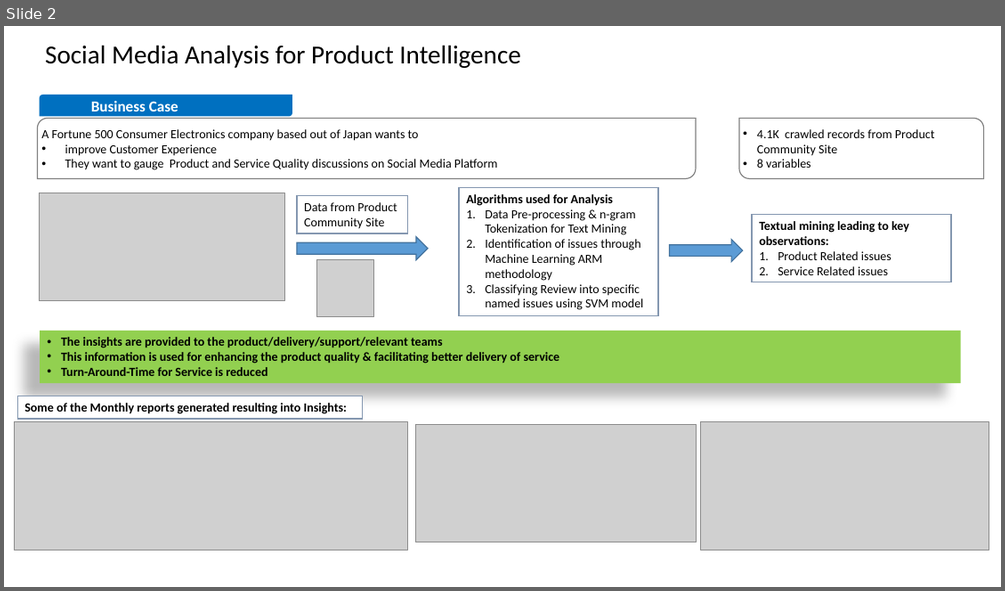
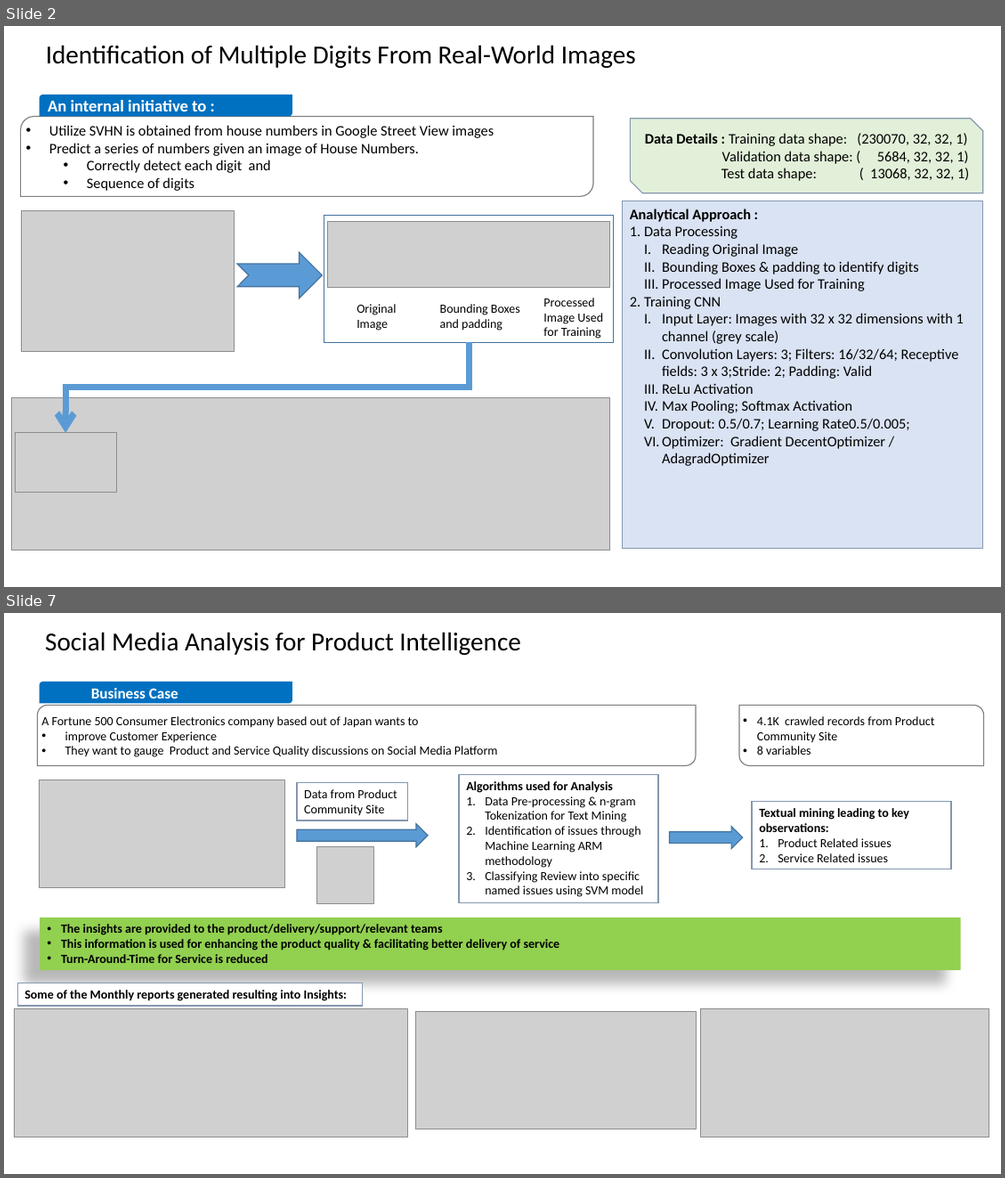
Before and after one commit to maddy6/Ideas_in_process, a slide deck: 111.pptx. Shown one above the other, each under a label of ours: slide 2 before the commit, slides 2 and 7 after it; the slides between them are not shown. The pictures are 1005x591 and 1005x1178 pixels, drawn with LibreOffice and Linux fonts; fonts in the diff are those of the drawing; grey boxes stand for pictures. Boxes give left, top, right and bottom in pixels: in the first picture for what was removed or moved away, otherwise in the second. Text is boxed around its words. In the diff, an @@ line names an element or a change of style, - is before the commit and + after.

```diff
--- a/111.pptx
+++ b/111.pptx
@@ slide 2 added at (x1=4, y1=26, x2=1001, y2=587), background #FFFFFF @@
@@ title added at (x1=46, y1=45, x2=636, y2=68), 25 pt, text #000000 @@
+Identification of Multiple Digits From Real-World Images
@@ round diag rect added at (x1=39, y1=95, x2=292, y2=117), fill #0070C0, 16 pt, text #FFFFFF, bold @@
+An internal initiative to :
@@ round diag rect added at (x1=20, y1=117, x2=593, y2=197), outline #808080 1 pt, 14 pt, text #000000 @@
+• Utilize SVHN is obtained from house numbers in Google Street View images
+• Predict a series of numbers given an image of House Numbers.
+  • Correctly detect each digit and
+  • Sequence of digits
@@ snip diag rect added at (x1=630, y1=119, x2=983, y2=193), fill #E2F0D9, outline #8497B0 1 pt, 14 pt, text #000000 @@
+Data Details : Training data shape: (230070, 32, 32, 1)
+Validation data shape: ( 5684, 32, 32, 1)
+Test data shape: ( 13068, 32, 32, 1)
@@ picture added at (x1=22, y1=211, x2=235, y2=351) @@
@@ rectangle added at (x1=623, y1=201, x2=983, y2=548), fill #DAE3F3, outline #8497B0 1 pt, 14 pt, text #000000 @@
+Analytical Approach :
+1. Data Processing
+  I. Reading Original Image
+  II. Bounding Boxes & padding to identify digits
+  III. Processed Image Used for Training
+2. Training CNN
+  I. Input Layer: Images with 32 x 32 dimensions with 1 channel (grey scale)
+  II. Convolution Layers: 3; Filters: 16/32/64; Receptive fields: 3 x 3;Stride: 2; Padding: Valid
+  III. ReLu Activation
+  IV. Max Pooling; Softmax Activation
+  V. Dropout: 0.5/0.7; Learning Rate0.5/0.005;
+  VI. Optimizer: Gradient DecentOptimizer / AdagradOptimizer
@@ group added at (x1=324, y1=216, x2=614, y2=342): 3 texts, 1 picture, 1 rectangle @@
+Original Image
+Bounding Boxes and padding
+Processed Image Used for Training
@@ notched right arrow added at (x1=237, y1=253, x2=322, y2=298), fill #5B9BD5, outline #43739E 1 pt @@
@@ elbow arrow added from (469, 342) to (65, 433), #5B9BD5 6 pt @@
@@ picture added at (x1=11, y1=398, x2=610, y2=549) @@
@@ picture added at (x1=16, y1=433, x2=116, y2=491) @@
@@ what was slide 2 is now slide 7 @@
```
Also in this commit, not shown: 4 other slides added.
